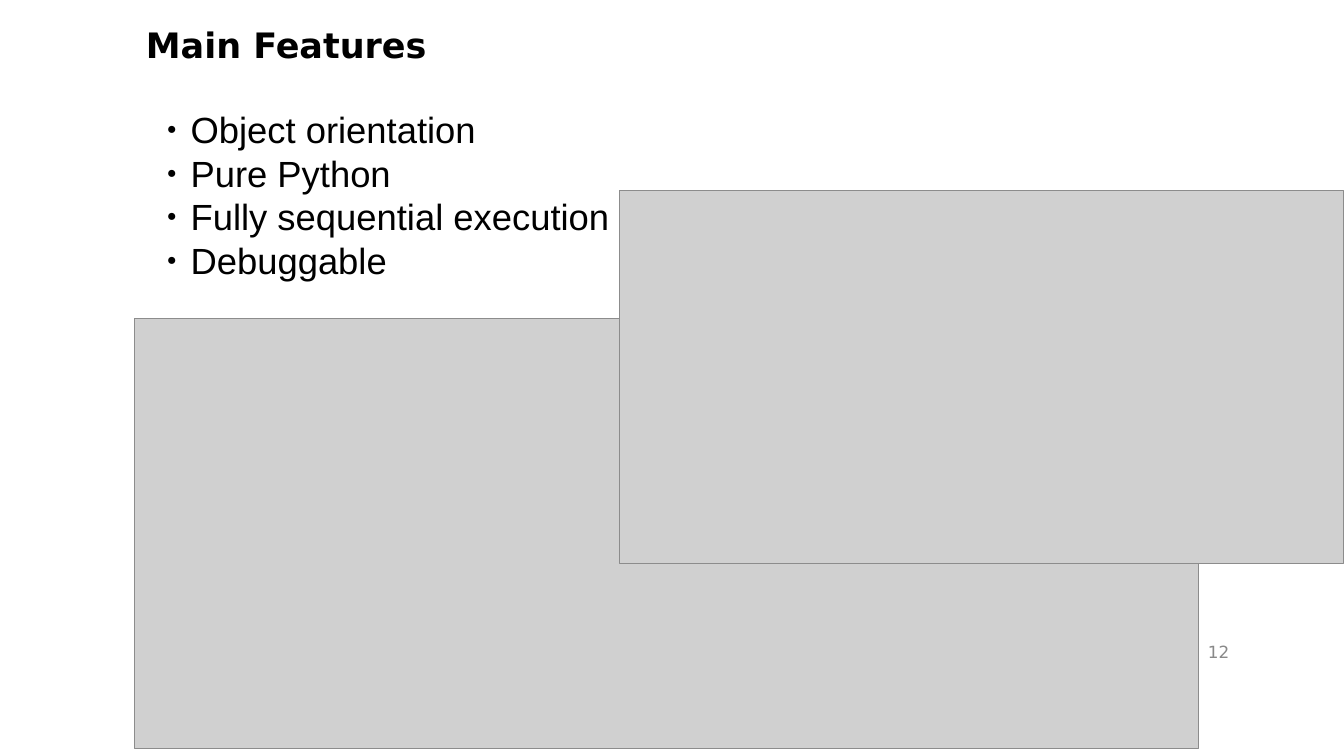
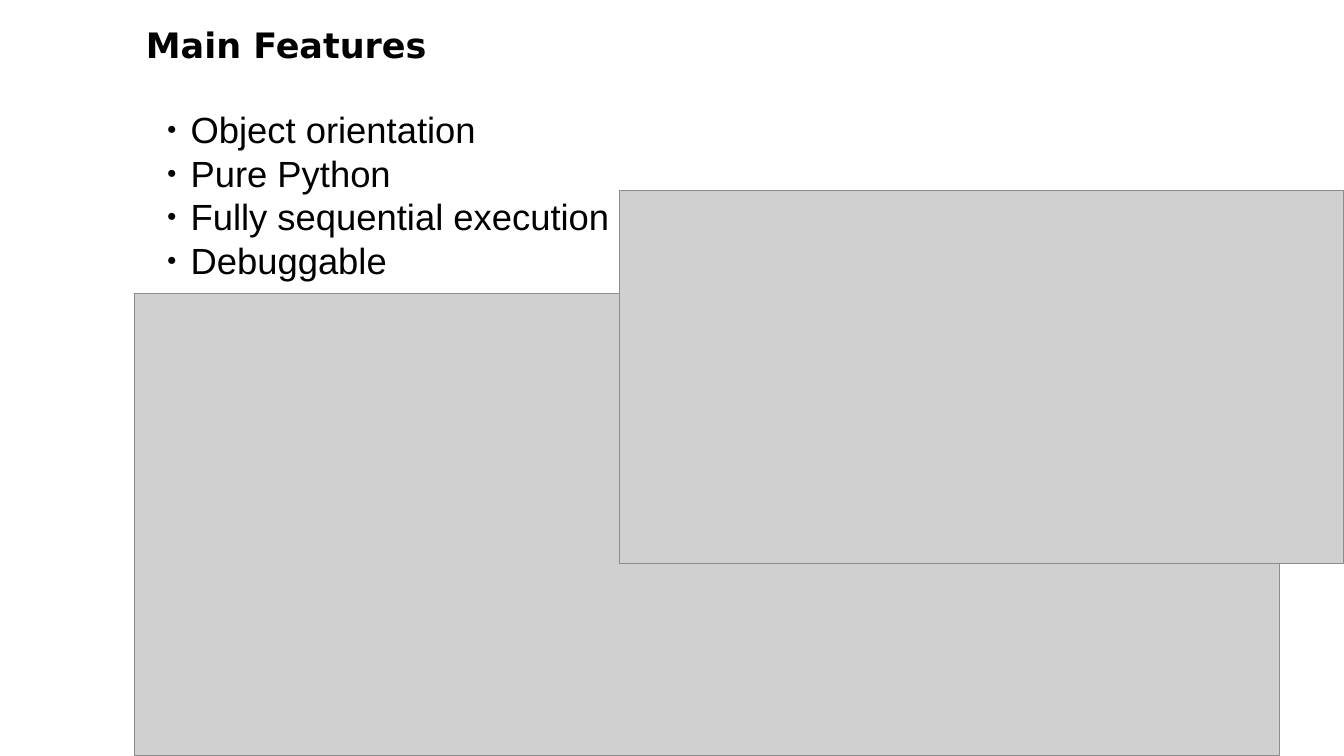
Before and after one commit to gasparka/thesis, a slide deck: slide 9 of presentation.odp (slide 12 before the commit). Drawn at 1344x756 pixels with LibreOffice and Linux fonts; fonts in the diff are those of the drawing; grey boxes stand for pictures; background and template pictures are left out. Boxes give left, top, right and bottom in pixels: in the first picture for what was removed or moved away, otherwise in the second. Text is boxed around its words. In the diff, an @@ line names an element or a change of style, - is before the commit and + after.

```diff
--- a/presentation.odp
+++ b/presentation.odp
@@ picture: place and size @@
-picture at box(135, 319, 1199, 748)
+picture at box(135, 293, 1279, 756)
@@ page number removed at box(1208, 645, 1229, 658) @@
-12
```
Also in this commit, not shown: 8 other slides changed, 2 slides added, 4 slides removed, 1 other file.
